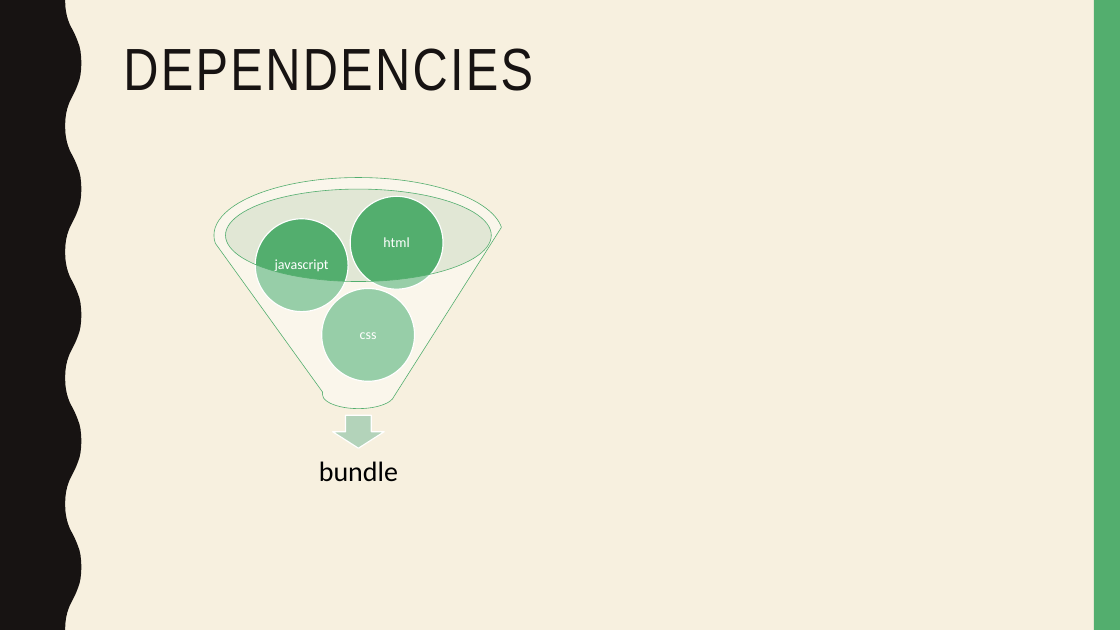
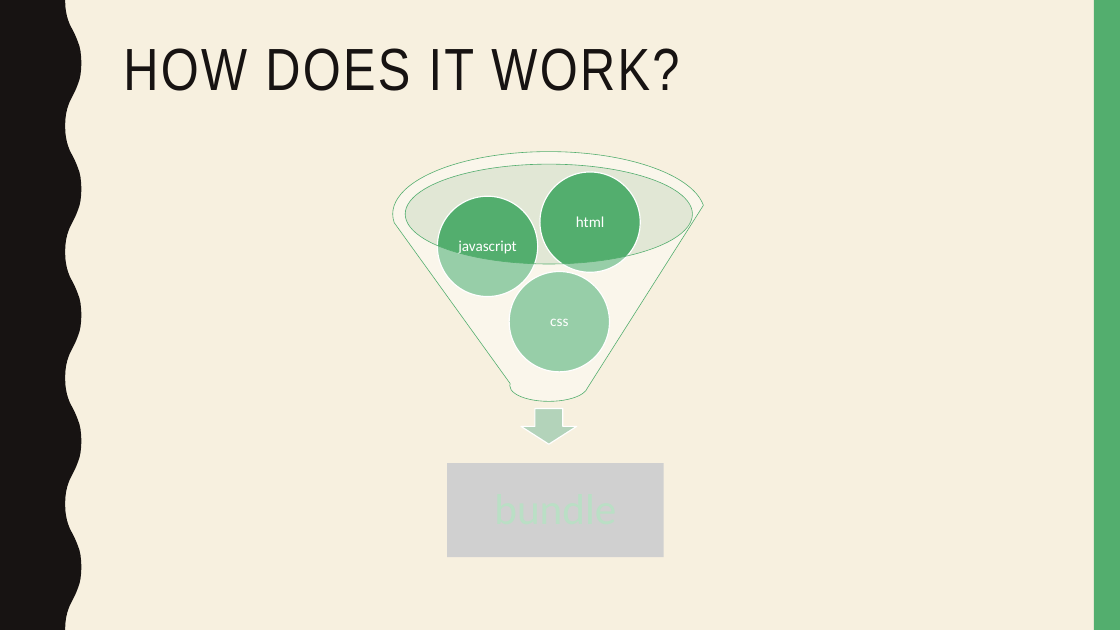
Before and after one commit to Mishurin/frontend-examples, a slide deck: slide 3 of webpack/WebPack.pptx. Drawn at 1120x630 pixels with LibreOffice and Linux fonts; fonts in the diff are those of the drawing; grey boxes stand for pictures. Boxes give left, top, right and bottom in pixels: in the first picture for what was removed or moved away, otherwise in the second. Text is boxed around its words. In the diff, an @@ line names an element or a change of style, - is before the commit and + after.

```diff
--- a/webpack/WebPack.pptx
+++ b/webpack/WebPack.pptx
@@ title at bbox=[123, 48, 679, 91]: text changed @@
-DEPENDENCIES
+HOW DOES IT WORK?
@@ funnel: place and size @@
-funnel at bbox=[214, 177, 503, 408]
+funnel at bbox=[393, 152, 706, 402]
@@ ellipse: place and size @@
-ellipse at bbox=[225, 189, 492, 281]
+ellipse at bbox=[405, 164, 692, 264]
@@ ellipse: place and size @@
-ellipse at bbox=[255, 218, 349, 312]
+ellipse at bbox=[540, 172, 640, 272]
@@ ellipse: place and size @@
-ellipse at bbox=[350, 197, 444, 290]
+ellipse at bbox=[438, 197, 538, 297]
@@ size 12 to 13 pt in 3 elements at bbox=[550, 319, 568, 326], bbox=[458, 240, 516, 256], bbox=[576, 216, 604, 227] @@
@@ text "html": place and size @@
-text "html" at bbox=[383, 237, 409, 247]
+text "html" at bbox=[576, 216, 604, 227]
@@ text "javascript": place and size @@
-text "javascript" at bbox=[275, 259, 329, 273]
+text "javascript" at bbox=[458, 240, 516, 256]
@@ ellipse: place and size @@
-ellipse at bbox=[322, 288, 415, 381]
+ellipse at bbox=[509, 271, 609, 371]
@@ text "css": place and size @@
-text "css" at bbox=[360, 332, 377, 339]
+text "css" at bbox=[550, 319, 568, 326]
@@ down arrow: place and size @@
-down arrow at bbox=[333, 415, 384, 448]
+down arrow at bbox=[521, 408, 576, 444]
@@ text removed at bbox=[319, 461, 398, 482] @@
-bundle
@@ picture added at bbox=[447, 463, 664, 557] @@
```
Also in this commit, not shown: 1 other slide changed, 4 slides added, 9 other files.
